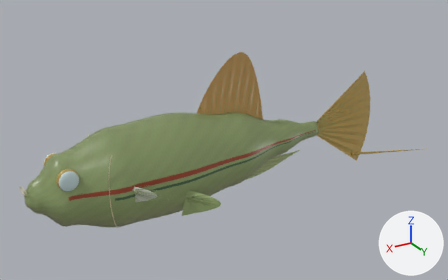
Renders of the glTF model assets/species/swordtail-desktop.glb from each side of a commit.
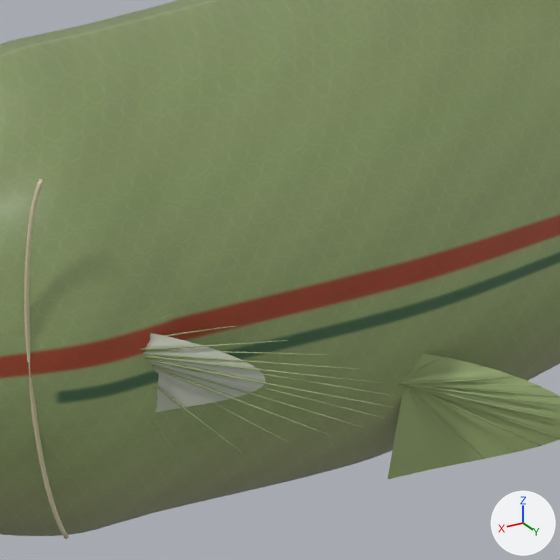
Each version is shown whole from a camera (50 mm lens) standing at (0.405, 0.749, 0.393) and looking at (-0.061, -0.027, 0.004), then close up on the part from 23% to 48% of the width and 43% to 83% of the height. Lighting does not change. The marker at lower right points along +X, +Y and +Z. The last two pictures show the newer version. Both versions are drawn at full value of the shape key 'female' of 'pectoral-left'; the numbers are the values there. Vertices at exactly the same position are counted once.

The first close-up shows 'dorsal-ray', 'operculum', 'pectoral-left', 'pelvic-left', 'skin'.
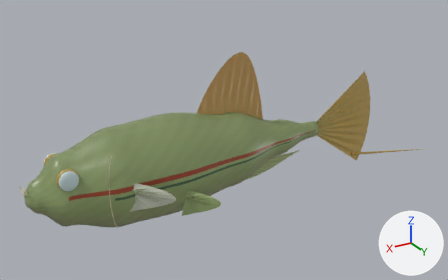
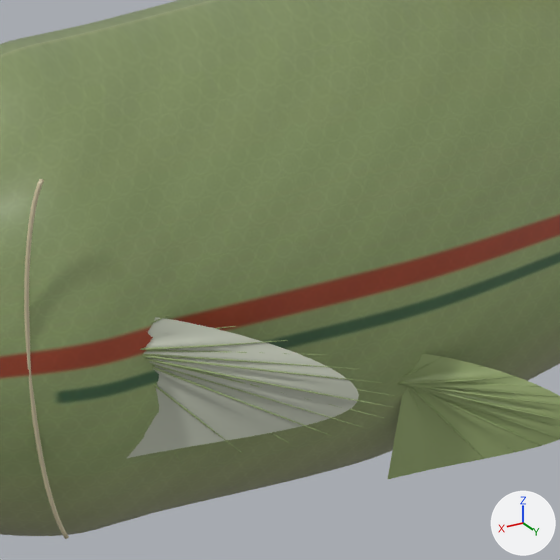
The change, as JSON lines over the scene's bpy script:
```json
{"block": "me_pectoral_left_006", "where": "# used by ob_pectoral_left; location = (0.0, 0.0, 0.0)"}
{"op": "remove", "block": "me_pectoral_left_006", "code": "me_pectoral_left_006.from_pydata(...)  # 275 vertices, 480 faces; spans x 0.0999..0.1428, y 0.0391..0.0658, z -0.0231..0.0077"}
{"op": "add", "block": "me_pectoral_left_006", "code": "me_pectoral_left_006.from_pydata(...)  # 275 vertices, 480 faces; spans x 0.0789..0.1428, y 0.0391..0.0803, z -0.0356..0.0119"}
{"block": "me_pectoral_left_006", "change": "me_pectoral_left_006 part 1: 250 of 275 vertices moved; they spanned x 0.0999..0.1428, y 0.0391..0.0658, z -0.0231..0.0077 and now span x 0.0789..0.1428, y 0.0391..0.0803, z -0.0356..0.0119; mean shift (-0.0075, 0.0049, -0.0023); largest move (0.0999, 0.0658, -0.0077) -> (0.0789, 0.0803, -0.0119)"}
```

Where the change shows, as pixel boxes (x1, y1, x2, y2) in the close-ups (560 x 560 px):
```json
{"object": "pectoral-left", "change": "reshaped", "before": [144, 333, 265, 412], "after": [126, 317, 359, 459]}
```
